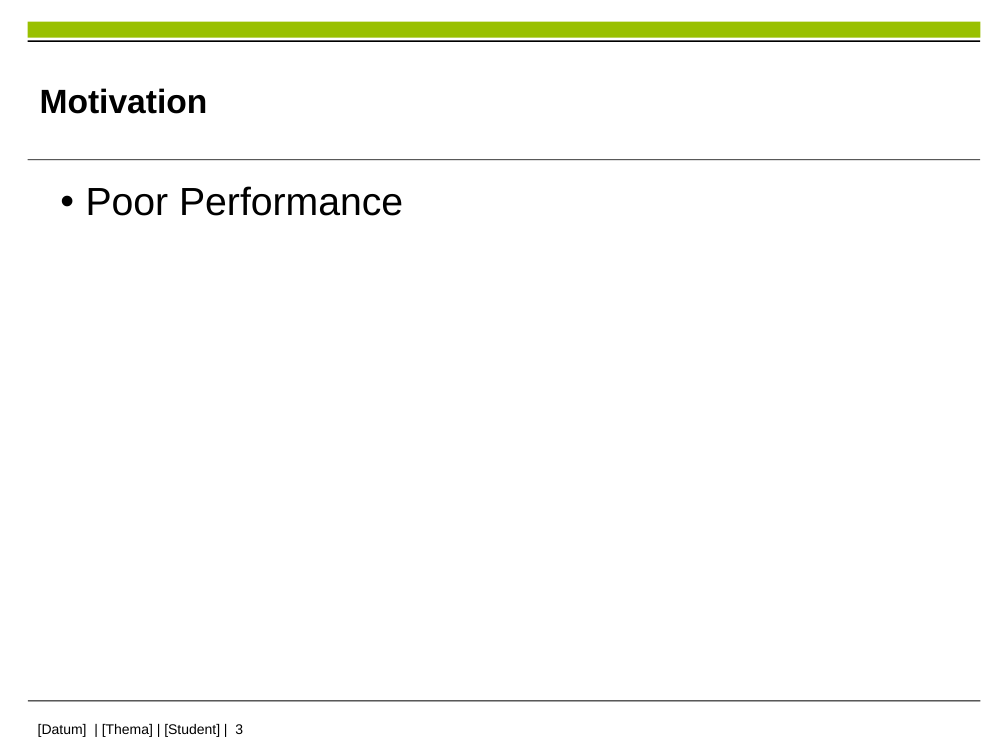
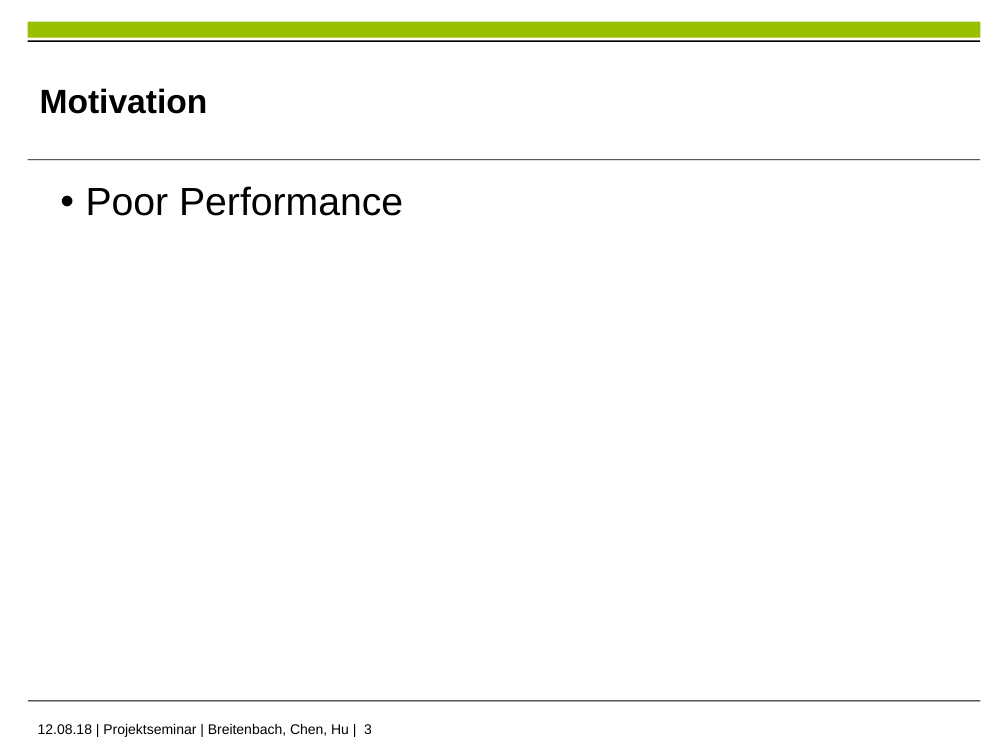
Before and after one commit to im-Kitsch/RMR_sensor_fusion, a slide deck: slide 3 of data/presentation/PS_presentation.pptx. Drawn at 1008x756 pixels with LibreOffice and Linux fonts; fonts in the diff are those of the drawing; background and template pictures are left out. Boxes give left, top, right and bottom in pixels: in the first picture for what was removed or moved away, otherwise in the second. Text is boxed around its words. In the diff, an @@ line names an element or a change of style, - is before the commit and + after.

Commit message:
Updated version of the presentation

```diff
--- a/data/presentation/PS_presentation.pptx
+++ b/data/presentation/PS_presentation.pptx
@@ text at [38, 724, 372, 737]: text changed @@
-[Datum] | [Thema] | [Student] | 3
+12.08.18 | Projektseminar | Breitenbach, Chen, Hu | 3
```
Also in this commit, not shown: 6 other slides changed, 1 slide removed.
